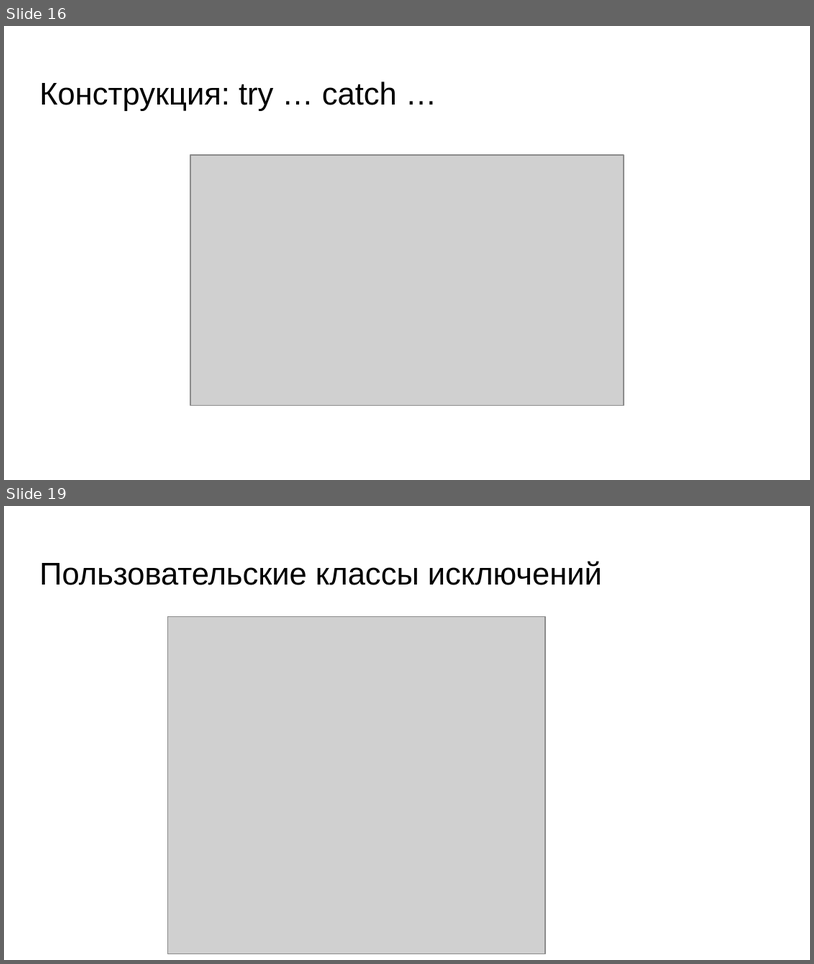
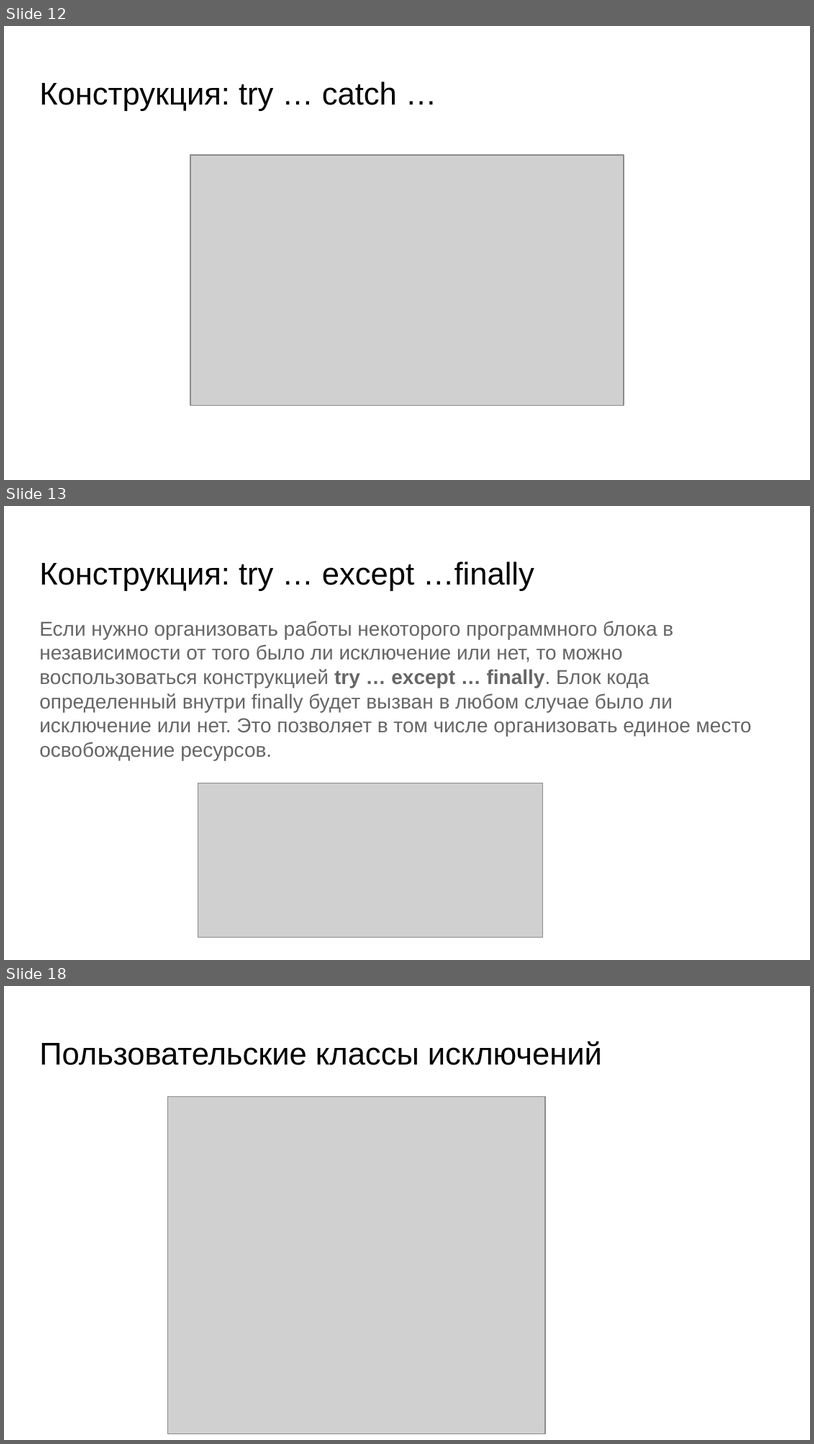
Before and after one commit to skhayrulin/python_course, a slide deck: lecture/Lecture11.pptx. Shown one above the other, each under a label of ours: slides 16 and 19 before the commit, slides 12, 13 and 18 after it; the slides between them are not shown. The pictures are 814x964 and 814x1444 pixels, drawn with LibreOffice and Linux fonts; fonts in the diff are those of the drawing; grey boxes stand for pictures. Boxes give left, top, right and bottom in pixels: in the first picture for what was removed or moved away, otherwise in the second. Text is boxed around its words. In the diff, an @@ line names an element or a change of style, - is before the commit and + after.

```diff
--- a/lecture/Lecture11.pptx
+++ b/lecture/Lecture11.pptx
@@ slide 13 added at <box>4,506,810,960</box>, background #FFFFFF @@
@@ title added at <box>39,561,535,591</box>, 28 pt, text #000000 @@
+Конструкция: try … except …finally
@@ text added at <box>39,620,752,760</box>, 18 pt, text #666666 @@
+Если нужно организовать работы некоторого программного блока в независимости от того было ли исключение или нет, то можно воспользоваться конструкцией try … except … finally. Блок кода определенный внутри finally будет вызван в любом случае было ли исключение или нет. Это позволяет в том числе организовать единое место освобождение ресурсов.
@@ picture added at <box>198,783,543,937</box> @@
@@ what was slide 16 is now slide 12 @@
@@ what was slide 19 is now slide 18 @@
```
Also in this commit, not shown: 4 slides changed, 13 other slides added, 6 slides removed, 3 other files.
